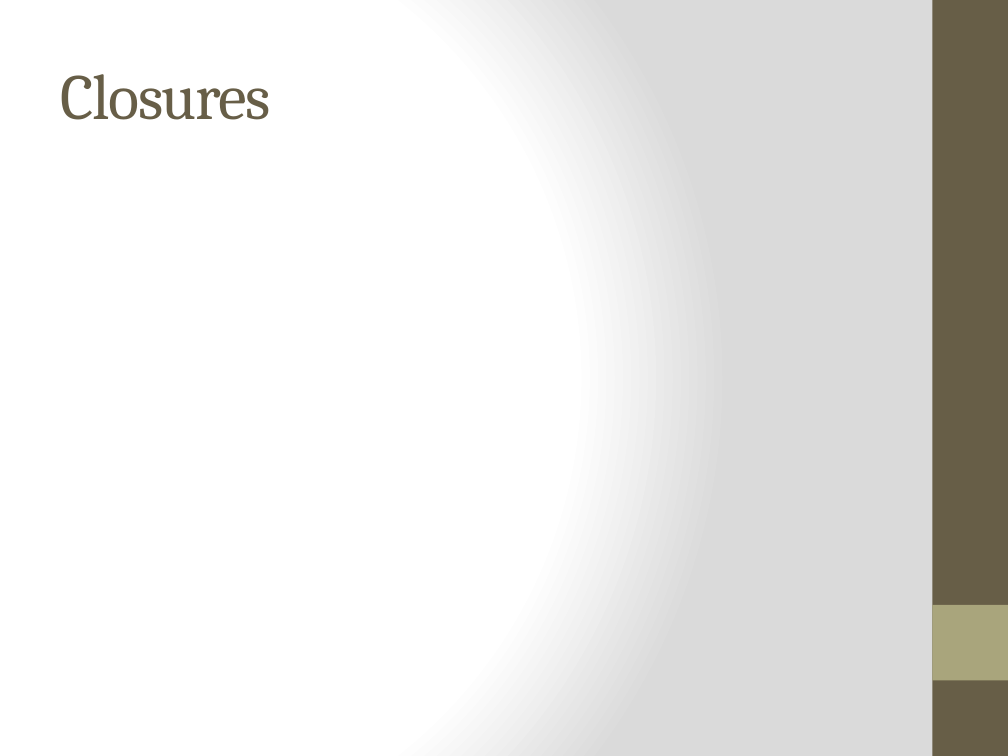
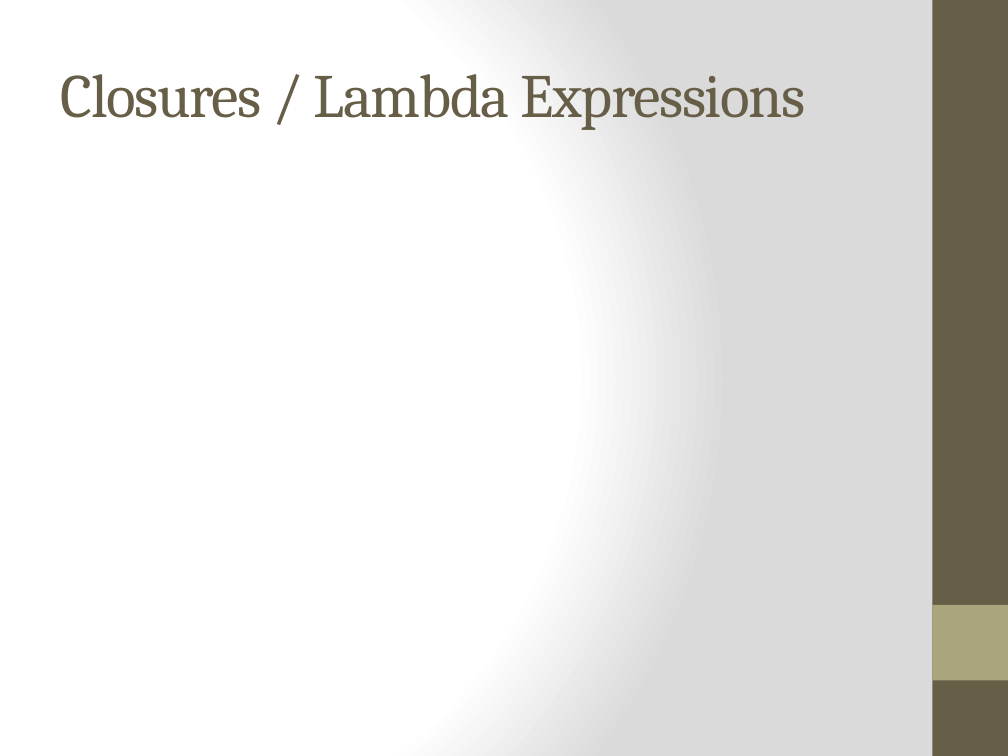
Before and after one commit to bjhartin/FoundationsOfFunctionalProgramming, a slide deck: slide 25 of FoundationsOfFunctionalProgramming.pptx (slide 24 before the commit). Drawn at 1008x756 pixels with LibreOffice and Linux fonts; fonts in the diff are those of the drawing. Boxes give left, top, right and bottom in pixels: in the first picture for what was removed or moved away, otherwise in the second. Text is boxed around its words. In the diff, an @@ line names an element or a change of style, - is before the commit and + after.

```diff
--- a/FoundationsOfFunctionalProgramming.pptx
+++ b/FoundationsOfFunctionalProgramming.pptx
@@ title at [60, 74, 806, 130]: text changed; size 46 to 44 pt @@
-Closures
+Closures / Lambda Expressions
```
Also in this commit, not shown: 4 other slides changed, 10 slides added, 1 slide removed, 10 other files.
